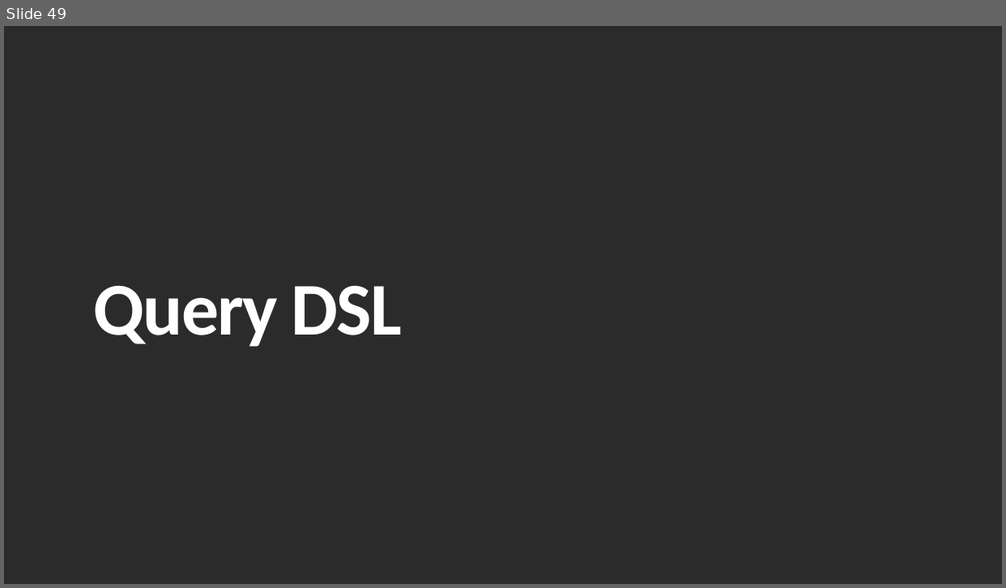
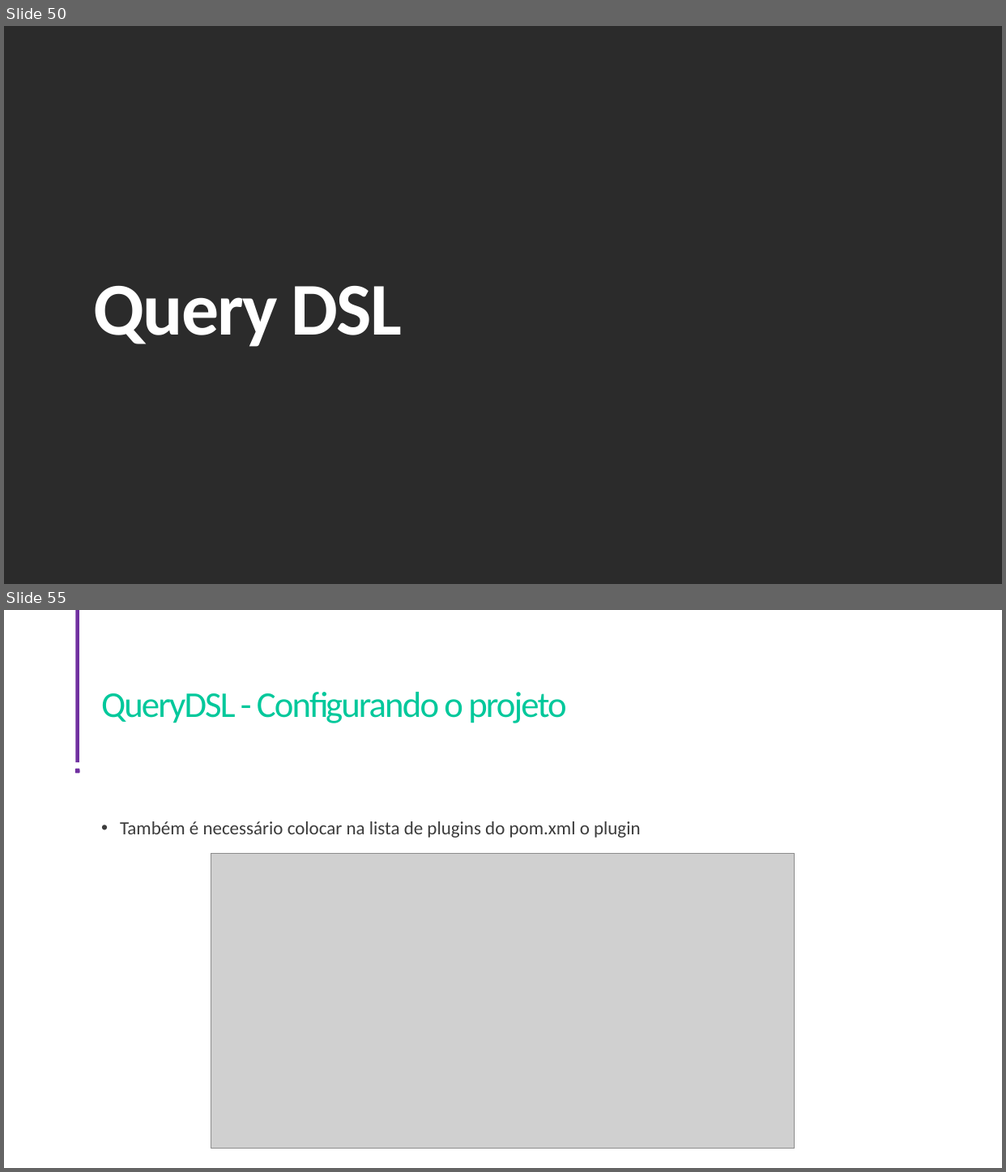
Before and after one commit to Arthur-Net0/godev-acampar-backend, a slide deck: Apresentação.pptx. Shown one above the other, each under a label of ours: slide 49 before the commit, slides 50 and 55 after it; the slides between them are not shown. The pictures are 1006x588 and 1006x1172 pixels, drawn with LibreOffice and Linux fonts; fonts in the diff are those of the drawing; grey boxes stand for pictures; background and template pictures are left out; a plain dark background stands for a picture behind light text. Boxes give left, top, right and bottom in pixels: in the first picture for what was removed or moved away, otherwise in the second. Text is boxed around its words. In the diff, an @@ line names an element or a change of style, - is before the commit and + after.

Commit message:
QueryDSL

```diff
--- a/Apresentação.pptx
+++ b/Apresentação.pptx
@@ slide 55 added at <box>4,610,1002,1168</box>, background picture (left out) @@
@@ rectangle added at <box>75,610,79,762</box>, fill #7030A0 @@
@@ title added at <box>101,692,567,723</box>, 35 pt, text #00C89B @@
+QueryDSL - Configurando o projeto
@@ rounded rectangle added at <box>75,768,80,773</box>, fill #7030A0 @@
@@ text added at <box>120,821,641,838</box>, 18 pt, text #3C3C3C @@
+• Também é necessário colocar na lista de plugins do pom.xml o plugin
@@ picture added at <box>211,853,794,1148</box> @@
@@ what was slide 49 is now slide 50 @@
```
Also in this commit, not shown: 1 slide changed, 13 other slides added, 4 slides removed, 5 other files.
